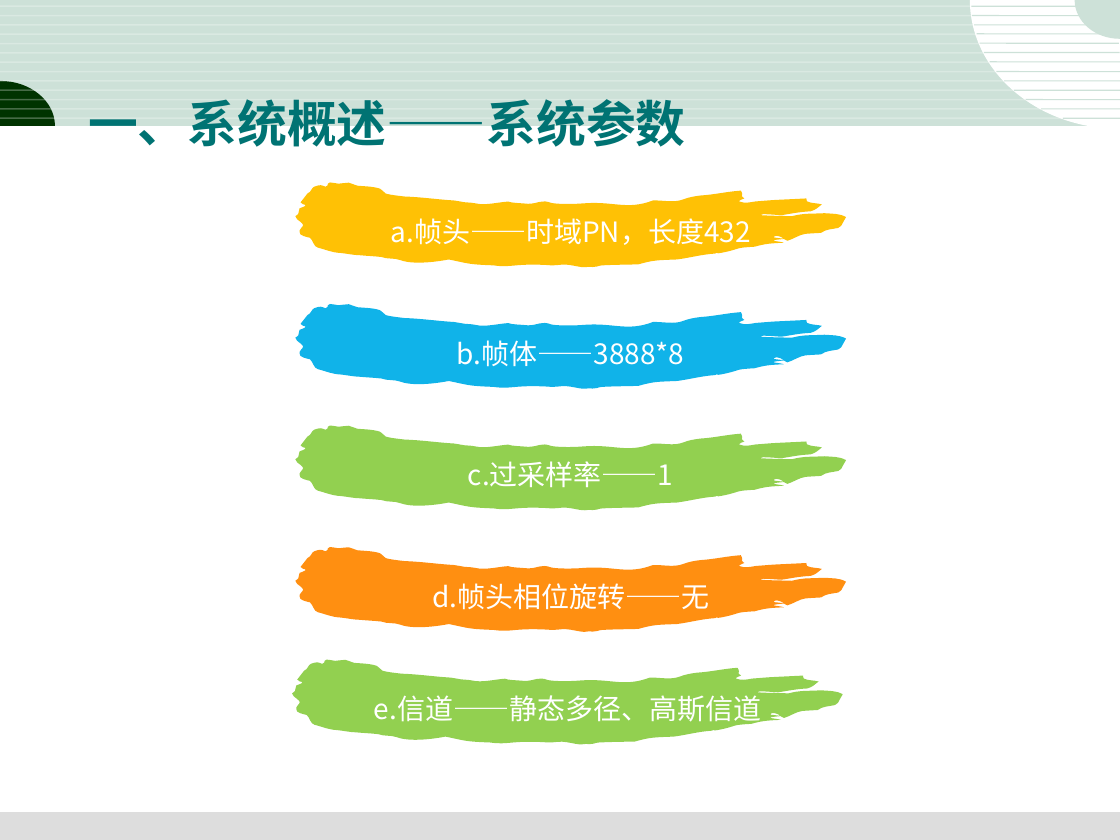
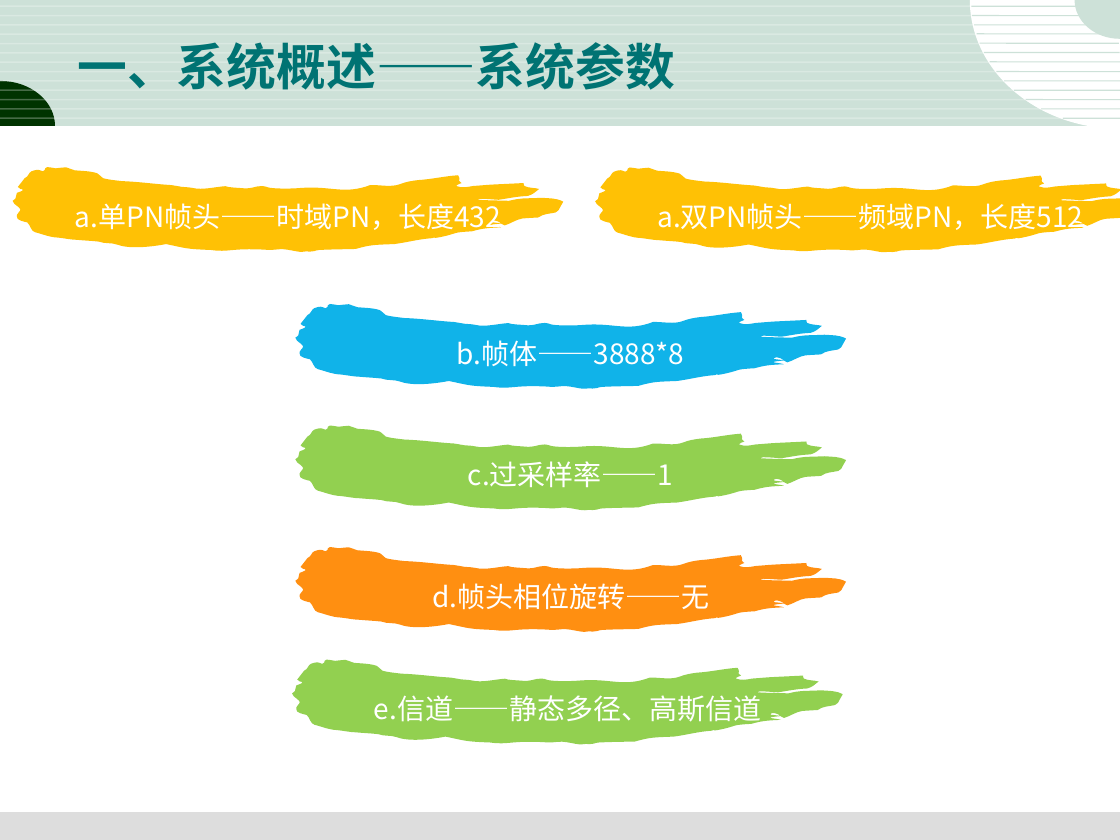
Before and after one commit to dandanJing/DTMB2.0, a slide deck: slide 4 of 3-18.DTMB2.0报告结果.ppt. Drawn at 1120x840 pixels with LibreOffice and Linux fonts; fonts in the diff are those of the drawing. Boxes give left, top, right and bottom in pixels: in the first picture for what was removed or moved away, otherwise in the second. Text is boxed around its words. In the diff, an @@ line names an element or a change of style, - is before the commit and + after.

```diff
--- a/3-18.DTMB2.0报告结果.ppt
+++ b/3-18.DTMB2.0报告结果.ppt
@@ title "一、系统概述——系统参数" rewrapped from (88, 99, 686, 154) to (77, 42, 675, 90) @@
@@ freeform shape "a.单PN帧头——时域PN，长度432": place and size @@
-freeform shape "a.单PN帧头——时域PN，长度432" at (296, 183, 847, 269)
+freeform shape "a.单PN帧头——时域PN，长度432" at (12, 167, 563, 253)
@@ freeform shape added at (595, 167, 1120, 253), fill #FFC105, 18 pt, text #FFFFFF @@
+a.双PN帧头——频域PN，长度512
@@ text in freeform shape at (75, 199, 501, 235): text changed @@
-a.帧头——时域PN，长度432
+a.单PN帧头——时域PN，长度432
```
Also in this commit, not shown: 9 other slides changed, 3 slides added, 4 other files.
